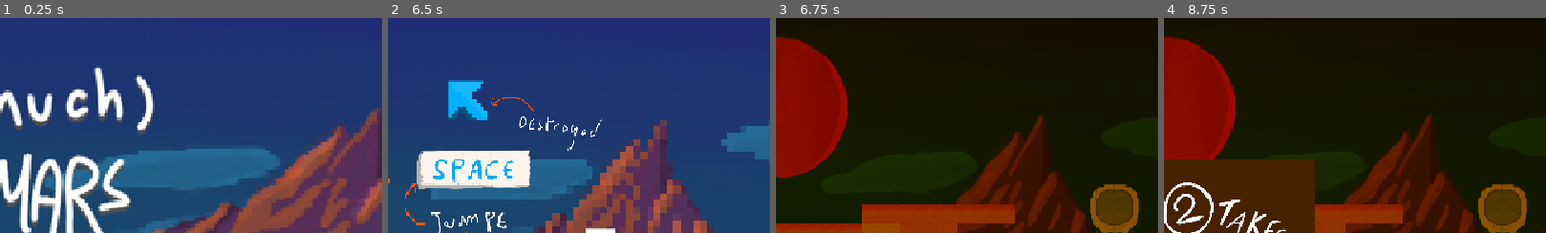
Above: before the commit, frames 1-4 (left to right).
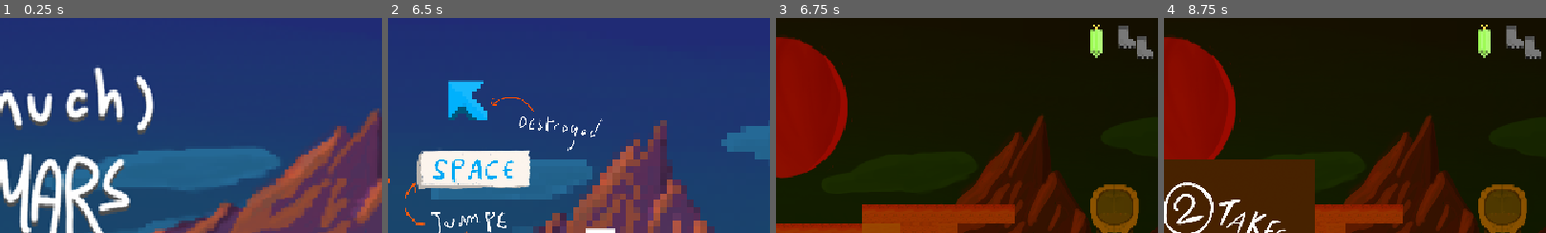
Above: after the commit, the same moments.

Repository: LeResteDuMonde/GameJamPSU
Game: Godot game, scene res://scene/Main.tscn
The game is run twice, just before and just after one commit, with the same random seed, the same clock (stepped at 60 frames per second) and the same inputs.
Inputs (mouse positions are % of the whole screen's width and height, from its top left):
- Up to frame 1 (0.25 s): no input
- Up to frame 2 (6.5 s): tap Enter at 0.5, 4.25, 5.75 s; move the mouse to (72, 45) at 0.52 s; press the mouse at (72, 45) at 0.53 s; hold D (right) 0.53-2.03 s; tap Space (jump) at 0.77, 1.52, 2, 3.02, 3.77, 4.52, 5, 6.02 s; move the mouse to (30, 55) at 1.27 s; release the mouse at (30, 55) at 1.28 s; click (30, 55) at 1.35 s; move the mouse to (60, 28) at 2.02 s; press the mouse at (60, 28) at 2.03 s; hold A (left) 2.03-2.78 s; move the mouse to (45, 70) at 2.77 s; release the mouse at (45, 70) at 2.78 s; hold D (right) 2.78-4.28 s; click (45, 70) at 2.85 s; move the mouse to (80, 65) at 3.52 s; press the mouse at (80, 65) at 3.53 s; move the mouse to (20, 35) at 4.27 s; release the mouse at (20, 35) at 4.28 s; hold A (left) 4.28-5.03 s; click (20, 35) at 4.35 s; move the mouse to (55, 50) at 5.02 s; press the mouse at (55, 50) at 5.03 s; hold D (right) 5.03-5.78 s; move the mouse to (35, 25) at 5.77 s; release the mouse at (35, 25) at 5.78 s; hold A (left) from 5.78 s (still down); click (35, 25) at 5.85 s
- Up to frame 3 (6.75 s): keep holding A (left); tap Space (jump) at 6.5 s; move the mouse to (72, 45) at 6.52 s; press the mouse at (72, 45) at 6.53 s
- Up to frame 4 (8.75 s): tap Space (jump) at 6.77, 7.52 s; move the mouse to (30, 55) at 7.27 s; release A (left) at 7.28 s; release the mouse at (30, 55) at 7.28 s; hold D (right) from 7.28 s (still down); click (30, 55) at 7.35 s; move the mouse to (60, 28) at 8.02 s; press the mouse at (60, 28) at 8.03 s
The pictures show only the part of the screen within x 50-100%, y 0-50%; the shares and areas given below are measured in that part.

Frames 1-2 are identical in both runs. In frame 3, 1.1% of the frame differs, in the area x 82-99%, y 3-20%; in frame 4, 1.1%.

Commit message:
Added icons for oxygen and boots

Diff:
--- /dev/null
+++ b/scene/Boots.tscn
@@ -0,0 +1,31 @@
+[gd_scene load_steps=6 format=3 uid="uid://yifq3r7f674j"]
+
+[ext_resource type="Script" path="res://script/deletable.gd" id="1_o1f1l"]
+[ext_resource type="Texture2D" uid="uid://bsbscnpigehkt" path="res://sprite/bootsIcone.png" id="2_1a406"]
+[ext_resource type="Shader" path="res://shader/outline.gdshader" id="3_upksw"]
+
+[sub_resource type="RectangleShape2D" id="RectangleShape2D_4teg1"]
+size = Vector2(29, 27)
+
+[sub_resource type="ShaderMaterial" id="ShaderMaterial_gcthx"]
+shader = ExtResource("3_upksw")
+shader_parameter/line_color = Color(1, 1, 0, 1)
+shader_parameter/line_thickness = 1.5
+
+[node name="boots" type="Node2D" groups=["boots"]]
+position = Vector2(303, -163)
+script = ExtResource("1_o1f1l")
+
+[node name="Area2D" type="Area2D" parent="."]
+
+[node name="CollisionShape2D" type="CollisionShape2D" parent="Area2D"]
+position = Vector2(-0.5, 0.5)
+shape = SubResource("RectangleShape2D_4teg1")
+
+[node name="Sprite2D" type="Sprite2D" parent="."]
+texture = ExtResource("2_1a406")
+
+[node name="Highlight" type="Sprite2D" parent="."]
+visible = false
+material = SubResource("ShaderMaterial_gcthx")
+texture = ExtResource("2_1a406")
--- a/scene/Main.tscn
+++ b/scene/Main.tscn
@@ -1,6 +1,8 @@
-[gd_scene load_steps=10 format=3 uid="uid://dcdhxxpw0lxee"]
+[gd_scene load_steps=12 format=3 uid="uid://dcdhxxpw0lxee"]
 
 [ext_resource type="PackedScene" uid="uid://3n3atoqehe5u" path="res://scene/Player.tscn" id="1_5qlf1"]
+[ext_resource type="PackedScene" uid="uid://yifq3r7f674j" path="res://scene/Boots.tscn" id="3_s88va"]
+[ext_resource type="PackedScene" uid="uid://bc36jfy1dhbcg" path="res://scene/Oxygen.tscn" id="4_v4o6b"]
 [ext_resource type="PackedScene" uid="uid://bxsl1oxcjehbv" path="res://scene/titles/TitleScreen.tscn" id="5_7l5dp"]
 [ext_resource type="PackedScene" uid="uid://buo02u4mru6o0" path="res://scene/titles/ControlScreen.tscn" id="6_ybmoa"]
 [ext_resource type="PackedScene" uid="uid://dpejnty4ev0y" path="res://scene/titles/DestroyScreen.tscn" id="7_uf452"]
@@ -27,6 +29,10 @@
 
 [node name="UI" type="CanvasLayer" parent="."]
 follow_viewport_enabled = true
+
+[node name="boots" parent="UI" instance=ExtResource("3_s88va")]
+
+[node name="oxygen" parent="UI" instance=ExtResource("4_v4o6b")]
 
 [node name="OxygenLabel" type="Label" parent="UI"]
 visible = false
--- /dev/null
+++ b/scene/Oxygen.tscn
@@ -0,0 +1,29 @@
+[gd_scene load_steps=6 format=3 uid="uid://bc36jfy1dhbcg"]
+
+[ext_resource type="Texture2D" uid="uid://dkqwvqfp3bgo6" path="res://sprite/oxygenIcone.png" id="1_i33na"]
+[ext_resource type="Script" path="res://script/deletable.gd" id="2_mjasy"]
+[ext_resource type="Shader" path="res://shader/outline.gdshader" id="3_vn6bd"]
+
+[sub_resource type="CapsuleShape2D" id="CapsuleShape2D_6hssw"]
+
+[sub_resource type="ShaderMaterial" id="ShaderMaterial_8wu5n"]
+shader = ExtResource("3_vn6bd")
+shader_parameter/line_color = Color(1, 1, 0, 1)
+shader_parameter/line_thickness = 1.5
+
+[node name="oxygen" type="Node2D" groups=["oxygene"]]
+position = Vector2(270, -163)
+script = ExtResource("2_mjasy")
+
+[node name="Area2D" type="Area2D" parent="."]
+
+[node name="CollisionShape2D" type="CollisionShape2D" parent="Area2D"]
+shape = SubResource("CapsuleShape2D_6hssw")
+
+[node name="Sprite2D" type="Sprite2D" parent="."]
+texture = ExtResource("1_i33na")
+
+[node name="Highlight" type="Sprite2D" parent="."]
+visible = false
+material = SubResource("ShaderMaterial_8wu5n")
+texture = ExtResource("1_i33na")
--- a/script/cursorArea.gd
+++ b/script/cursorArea.gd
@@ -11,13 +11,13 @@
 	if GameManager.isDeletePhase:
 		selected = area.get_node("..")
 		for g in selected.get_groups():
-			if g != "_physics_process":
+			if g != "_physics_process" and not 'root_canvas'.is_subsequence_of(g):
 				get_tree().call_group(g, "highlight", g)
 
 func unhighlightAll():
 	if selected != null:
 		for g in selected.get_groups():
-			if g != "_physics_process":
+			if g != "_physics_process" and not 'root_canvas'.is_subsequence_of(g):
 				get_tree().call_group(g, "unhighlight", g)
 
 func onAreaExited(area):
@@ -28,7 +28,7 @@
 	if event.is_action_pressed("click") && selected != null && GameManager.isDeletePhase:
 		var deletedSomething = false
 		for g in selected.get_groups():
-			if g != "_physics_process":
+			if g != "_physics_process" and not 'root_canvas'.is_subsequence_of(g):
 				print_debug("groupe %s is called to be deleted" % g)
 				get_tree().call_group(g, "delete",g)
 				deletedSomething = true
--- a/script/deletable.gd
+++ b/script/deletable.gd
@@ -11,5 +11,6 @@
 		high.visible = false
 
 func delete(g):
+	print(g)
 #	print_debug("delete")
 	queue_free()
Binary file changed: sprite/bootsIcone.png
Binary file changed: sprite/oxygenIcone.png
